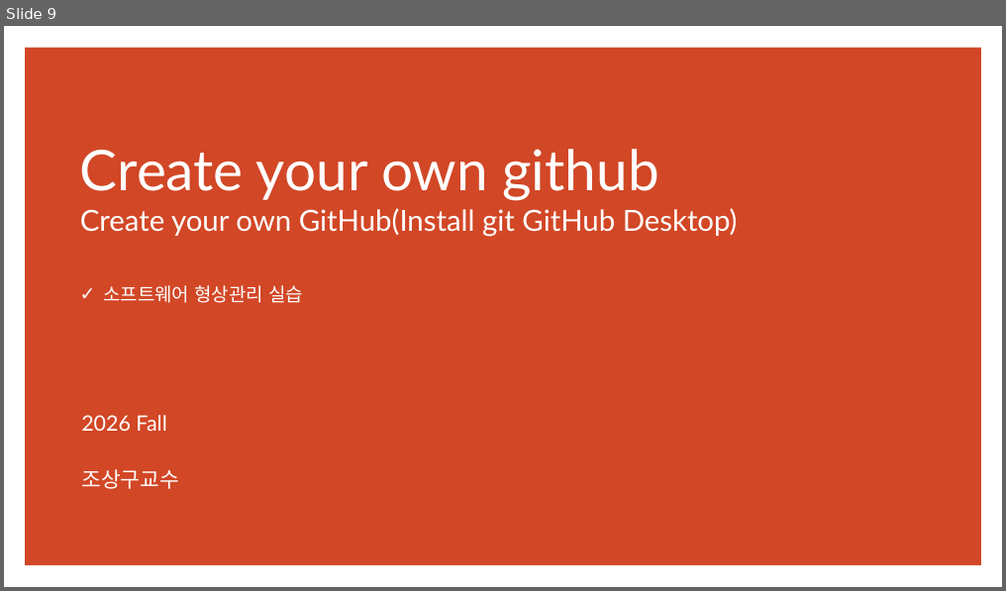
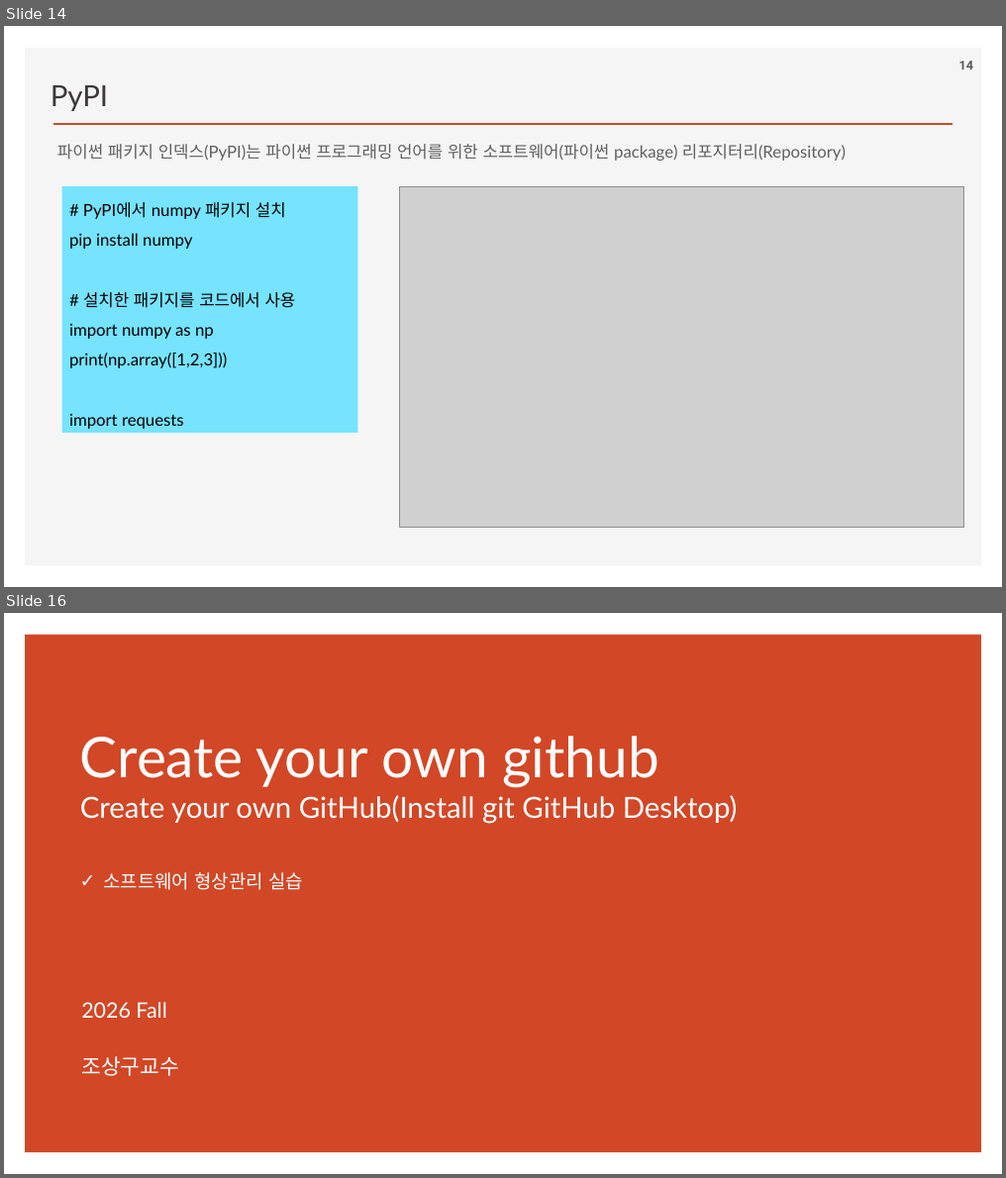
Before and after one commit to ancestor9/2026_Fall_Application-Deployment, a slide deck: App Deployment.pptx. Shown one above the other, each under a label of ours: slide 9 before the commit, slides 14 and 16 after it; the slides between them are not shown. The pictures are 1006x591 and 1006x1178 pixels, drawn with LibreOffice and Linux fonts; fonts in the diff are those of the drawing; grey boxes stand for pictures; background and template pictures are left out. Boxes give left, top, right and bottom in pixels: in the first picture for what was removed or moved away, otherwise in the second. Text is boxed around its words. In the diff, an @@ line names an element or a change of style, - is before the commit and + after.

```diff
--- a/App Deployment.pptx
+++ b/App Deployment.pptx
@@ slide 14 added at bbox=[4, 26, 1002, 587], background #FFFFFF @@
@@ rectangle added at bbox=[25, 48, 982, 567], fill #F5F5F5 @@
@@ page number added at bbox=[959, 61, 973, 70], 12 pt, text #595959, bold @@
+14
@@ text added at bbox=[51, 85, 108, 111], 28 pt, text #3B3838 @@
+PyPI
@@ line added from (54, 124) to (952, 124), #D24726 2 pt @@
@@ text added at bbox=[57, 144, 846, 161], 16 pt, text #606060 @@
+파이썬 패키지 인덱스(PyPI)는 파이썬 프로그래밍 언어를 위한 소프트웨어(파이썬 package) 리포지터리(Repository)
@@ rectangle added at bbox=[61, 186, 357, 433], fill #76E3FF, 16 pt, text #000000 @@
+# PyPI에서 numpy 패키지 설치
+pip install numpy
+# 설치한 패키지를 코드에서 사용
+import numpy as np
+print(np.array([1,2,3]))
+import requests
@@ picture added at bbox=[399, 186, 963, 527] @@
@@ what was slide 9 is now slide 16 @@
```
Also in this commit, not shown: 12 slides changed, 9 other slides added.
